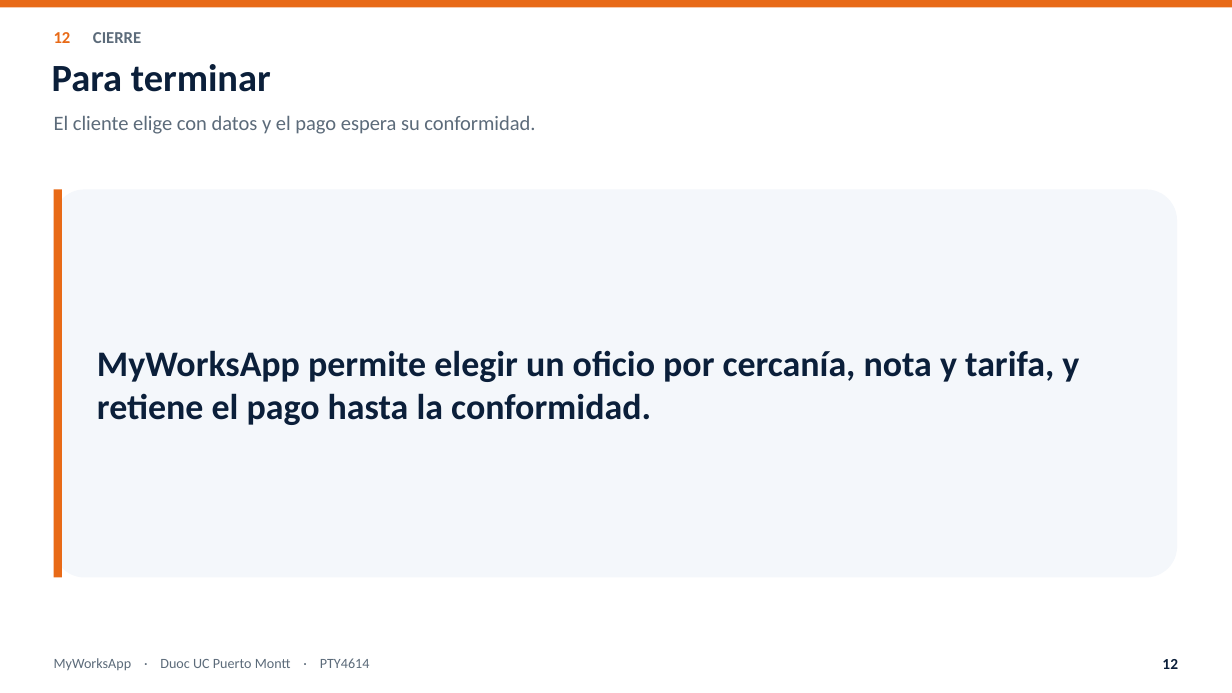
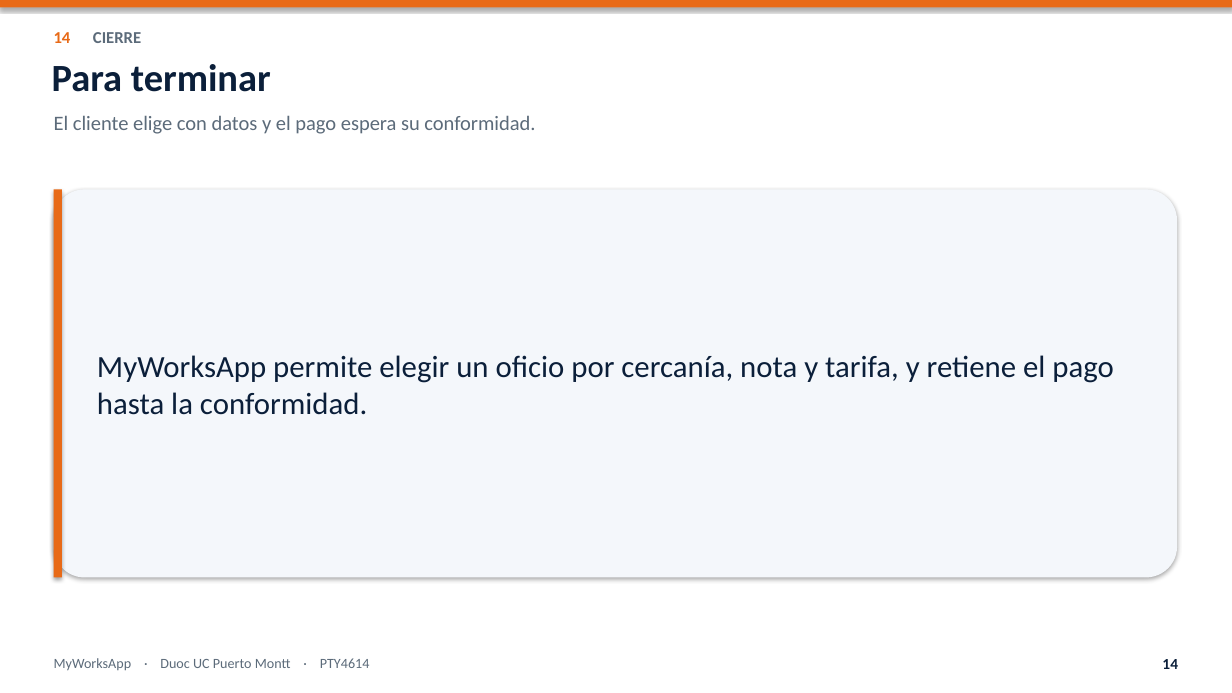
Before and after one commit to nicoussj/Proyecto-Titulo-MyWorksApp, a slide deck: slide 14 of Fase 2/Presentacion_final_MyWorksApp.pptx (slide 12 before the commit). Drawn at 1232x693 pixels with LibreOffice and Linux fonts; fonts in the diff are those of the drawing. Boxes give left, top, right and bottom in pixels: in the first picture for what was removed or moved away, otherwise in the second. Text is boxed around its words. In the diff, an @@ line names an element or a change of style, - is before the commit and + after.

```diff
--- a/Fase 2/Presentacion_final_MyWorksApp.pptx
+++ b/Fase 2/Presentacion_final_MyWorksApp.pptx
@@ text at [54,32,141,43]: text changed @@
-12 CIERRE
+14 CIERRE
@@ shadow on in 3 elements at [0,0,1232,7], [54,189,1177,578], [54,189,62,578] @@
@@ text "MyWorksApp permite elegir un oficio ..." at [97,355,1113,415]: size 28 to 24 pt, bold off @@
@@ text at [1162,659,1178,669]: text changed @@
-12
+14
```
Also in this commit, not shown: 10 other slides changed, 4 slides added, 2 slides removed, 3 other files.
